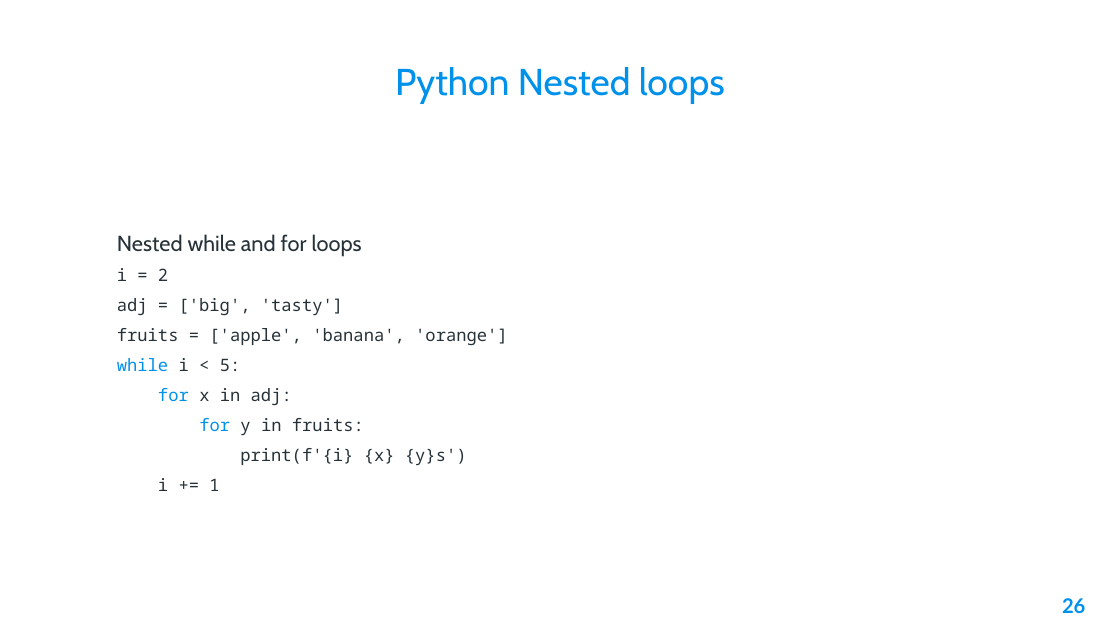
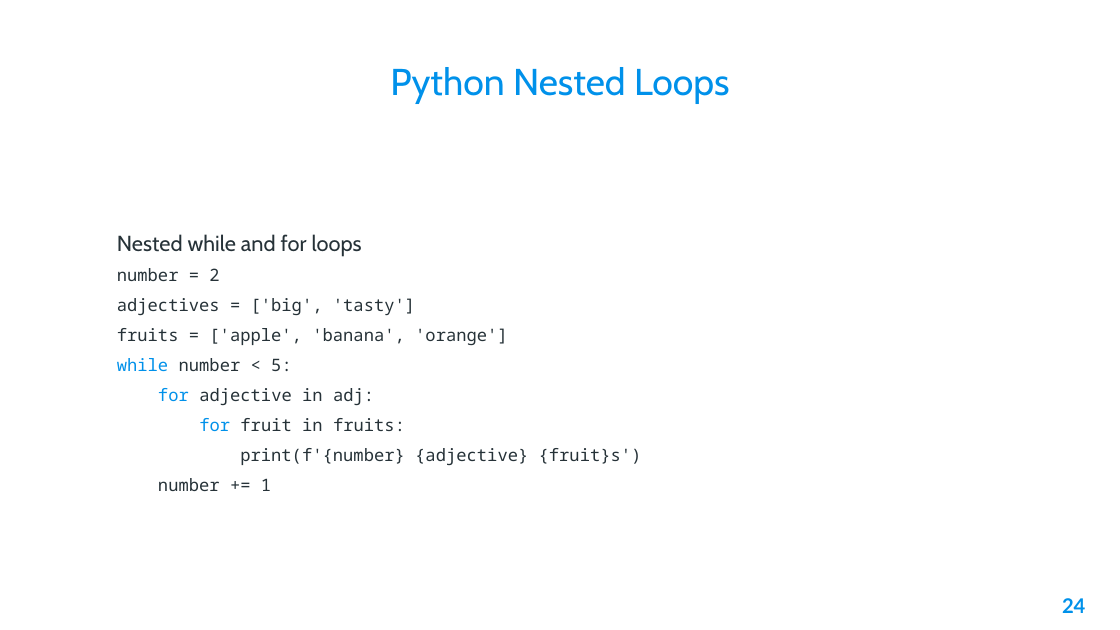
Before and after one commit to AleeRezaa/learn-python, a slide deck: slide 24 of Python.pptx (slide 26 before the commit). Drawn at 1120x630 pixels with LibreOffice and Linux fonts; fonts in the diff are those of the drawing; background and template pictures are left out. Boxes give left, top, right and bottom in pixels: in the first picture for what was removed or moved away, otherwise in the second. Text is boxed around its words. In the diff, an @@ line names an element or a change of style, - is before the commit and + after.

```diff
--- a/Python.pptx
+++ b/Python.pptx
@@ title at (390,67,730,104): text changed @@
-Python Nested loops
+Python Nested Loops
@@ text at (117,268,415,315): text changed @@
-i = 2
-adj = ['big', 'tasty']
+number = 2
+adjectives = ['big', 'tasty']
@@ text at (117,358,642,491): text changed @@
-while i < 5:
-for x in adj:
-for y in fruits:
-print(f'{i} {x} {y}s')
-i += 1
+while number < 5:
+for adjective in adj:
+for fruit in fruits:
+print(f'{number} {adjective} {fruit}s')
+number += 1
@@ page number at (1062,598,1085,613): text changed @@
-26
+24
```
Also in this commit, not shown: 9 other slides changed, 1 slide added, 3 slides removed.
